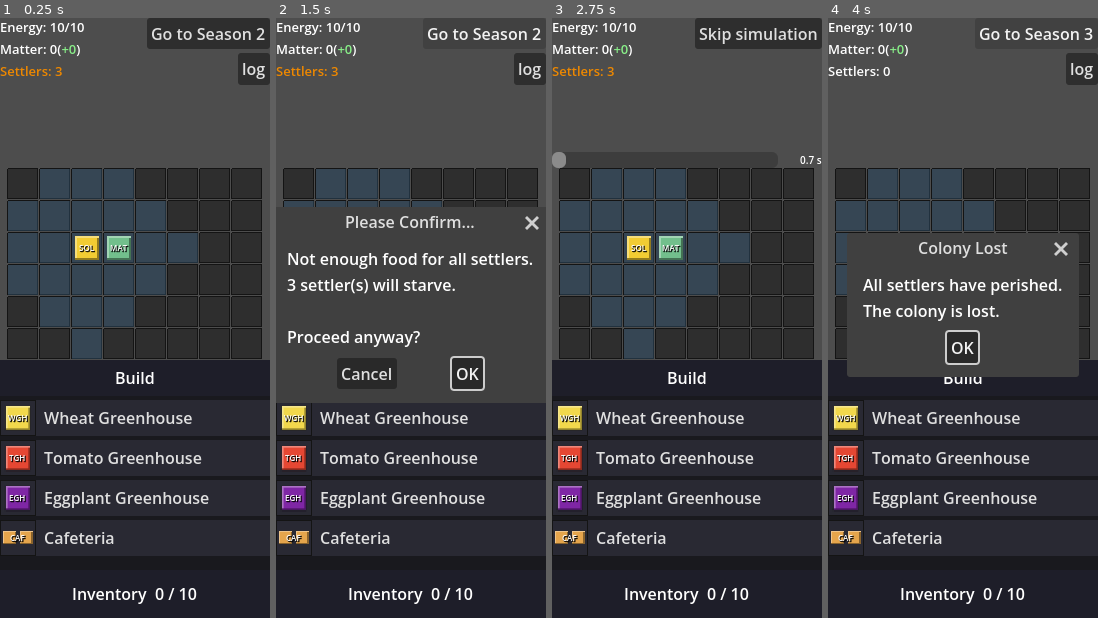
Above: before the commit, frames 1-4 (left to right).
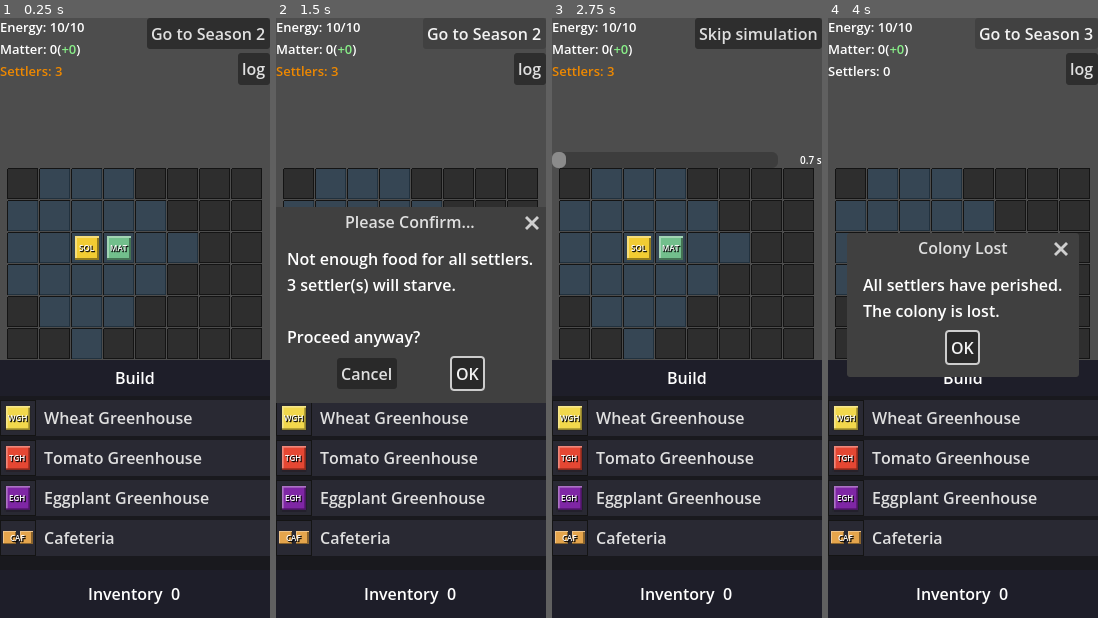
Above: after the commit, the same moments.

Repository: Kirkules/exofarm-vibe
Game: Godot game, scene res://scenes/game/game.tscn
Same seed, same stepped clock (60 frames per second), same inputs: the game is played once before the commit and once after it.
Inputs:
- Up to frame 1 (0.25 s): no input
- Up to frame 2 (1.5 s): click "Go to Season 2" at 0.5 s; click "Go to Season 2" at 1.25 s
- Up to frame 3 (2.75 s): click "OK" at 2 s
- Up to frame 4 (4 s): click "Skip simulation" at 2.75 s; click "Go to Season 3" at 3.5 s

The runs differ from the first frame. In frame 1, 0.5% of the frame differs, in the area x 27-73%, y 95-98%; in frame 2, 0.5%; in frame 3, 0.5%; in frame 4, 0.5%.

Commit message:
Inventory: drag-to-reorder, grouped rows, remove capacity limit
- Inventory: remove capacity/slots_used/is_over_capacity/send_to_top/send_to_bottom;
  add move_group_before(item, ref_item) which repositions a full item group
- InventoryUI: remove ▲/▼ buttons and capacity display; header shows item count only;
  add set_drag_pos/clear_drag/get_drop_ref_item for insertion-point tracking;
  _draw() renders a white horizontal line at the active drop gap between groups
- GameGrid: notify inventory control of CoM position each frame while piece is held
- game.gd: Inventory.new() (no capacity arg); _on_piece_released_off_farm uses
  move_group_before with inventory_ui.get_drop_ref_item() for positioned drops
- CLAUDE.md: remove inventory overflow TODO (feature cut)

Co-Authored-By: Claude Sonnet 4.6 <noreply@anthropic.com>

Diff:
--- a/scenes/game/game.gd
+++ b/scenes/game/game.gd
@@ -36,7 +36,7 @@
 
 func _ready() -> void:
 	_create_item_defs()
-	_inventory = Inventory.new(10)
+	_inventory = Inventory.new()
 	inventory_ui.set_inventory(_inventory)
 	var grid_bottom: float = farm_grid.position.y + farm_grid.get_grid_pixel_size().y
 	inventory_ui.set_grid_bottom(grid_bottom)
@@ -186,7 +186,7 @@
 	# UNBUILT pieces (from build menu) are discarded when dropped off-grid.
 	if build_state == BuildingManager.BuildState.UNBUILT:
 		return
-	_inventory.add(item)
+	_inventory.move_group_before(item, inventory_ui.get_drop_ref_item())
 
 func _on_cafeteria_long_pressed(piece_id: int) -> void:
 	if _phase == Phase.SIMULATION:
--- a/scenes/game/ui/inventory_ui.gd
+++ b/scenes/game/ui/inventory_ui.gd
@@ -19,8 +19,8 @@
 
 const COLOR_BG         := Color(0.10, 0.10, 0.12)
 const COLOR_ROW_NORMAL := Color(0.16, 0.16, 0.20)
-const COLOR_ROW_OVER   := Color(0.45, 0.15, 0.15)
 const COLOR_HEADER     := Color(0.12, 0.12, 0.16)
+const COLOR_DROP_LINE  := Color(1.0, 1.0, 1.0, 0.85)
 
 ## Emitted when the player taps an item and wants to pick it up (e.g. a piece shape).
 signal item_requested(item: InventoryItem)
@@ -39,6 +39,11 @@
 var _count_label: Label        # rebuilt with header on state change; updated by _refresh
 var _scroll: ScrollContainer
 var _item_list: VBoxContainer
+
+# Drag drop-zone state
+var _current_groups: Array = []   # [{item: InventoryItem, count: int}, ...] from last _rebuild_rows
+var _group_row_nodes: Array = []  # PanelContainer per group row, parallel to _current_groups
+var _drag_gap_idx: int = -1       # highlighted insertion gap; -1 = none
 
 func _ready() -> void:
 	_build_ui()
@@ -58,6 +63,31 @@
 ## Re-apply current state so PARTIAL height recalculates after _grid_bottom changes.
 func refresh_layout() -> void:
 	_apply_state()
+
+## Called by GameGrid each frame while a piece is held and its CoM is over this panel.
+func set_drag_pos(screen_pos: Vector2) -> void:
+	var new_gap: int = _group_row_nodes.size()  # default: after all rows
+	for i: int in _group_row_nodes.size():
+		var row: Control = _group_row_nodes[i] as Control
+		if screen_pos.y < row.global_position.y + row.size.y * 0.5:
+			new_gap = i
+			break
+	if new_gap != _drag_gap_idx:
+		_drag_gap_idx = new_gap
+		queue_redraw()
+
+## Called by GameGrid when the held piece leaves this panel or is released.
+func clear_drag() -> void:
+	if _drag_gap_idx != -1:
+		_drag_gap_idx = -1
+		queue_redraw()
+
+## Returns the first InventoryItem of the group that the current gap points before.
+## Returns null if the gap is at the end of the list (drop after last group).
+func get_drop_ref_item() -> InventoryItem:
+	if _drag_gap_idx < 0 or _drag_gap_idx >= _current_groups.size():
+		return null
+	return _current_groups[_drag_gap_idx]["item"] as InventoryItem
 
 func _partial_h() -> float:
 	var available: float = get_viewport_rect().size.y - _grid_bottom - 8.0
@@ -183,21 +213,21 @@
 	if not is_inside_tree():
 		return
 	if _count_label:
-		var used: int = _inventory.slots_used() if _inventory else 0
-		var cap: int  = _inventory.capacity    if _inventory else 0
-		_count_label.text = "Inventory  %d / %d" % [used, cap]
+		var count: int = _inventory.item_count() if _inventory else 0
+		_count_label.text = "Inventory  %d" % count
 	_rebuild_rows()
 
 func _rebuild_rows() -> void:
+	_group_row_nodes.clear()
 	for child: Node in _item_list.get_children():
 		child.queue_free()
 	if not _inventory:
+		_current_groups = []
 		return
 	var items: Array[InventoryItem] = _inventory.get_items()
-	var over: bool = _inventory.is_over_capacity()
 	# Group items that share the same data reference into a single row with a count.
-	var groups: Array = []       # Array of {item: InventoryItem, count: int}
-	var seen: Dictionary = {}    # data -> index in groups
+	var groups: Array = []
+	var seen: Dictionary = {}
 	for item: InventoryItem in items:
 		var key: Variant = item.data
 		if key != null and seen.has(key):
@@ -206,30 +236,22 @@
 			if key != null:
 				seen[key] = groups.size()
 			groups.append({"item": item, "count": 1})
+	_current_groups = groups
 	for entry: Dictionary in groups:
-		_item_list.add_child(_make_row(entry["item"], entry["count"], over))
-
-func _make_row(item: InventoryItem, count: int, inventory_over_cap: bool) -> PanelContainer:
+		var row: PanelContainer = _make_row(entry["item"], entry["count"])
+		_item_list.add_child(row)
+		_group_row_nodes.append(row)
+	queue_redraw()
+
+func _make_row(item: InventoryItem, count: int) -> PanelContainer:
 	var row: PanelContainer = PanelContainer.new()
 	row.custom_minimum_size = Vector2(0, ROW_H)
 	var style: StyleBoxFlat = StyleBoxFlat.new()
-	style.bg_color = COLOR_ROW_OVER if inventory_over_cap else COLOR_ROW_NORMAL
+	style.bg_color = COLOR_ROW_NORMAL
 	row.add_theme_stylebox_override("panel", style)
 
 	var hbox: HBoxContainer = HBoxContainer.new()
 	row.add_child(hbox)
-
-	var btn_up: Button = Button.new()
-	btn_up.text = "▲"
-	btn_up.custom_minimum_size = Vector2(ROW_H, ROW_H)
-	btn_up.pressed.connect(_inventory.send_to_top.bind(item))
-	hbox.add_child(btn_up)
-
-	var btn_dn: Button = Button.new()
-	btn_dn.text = "▼"
-	btn_dn.custom_minimum_size = Vector2(ROW_H, ROW_H)
-	btn_dn.pressed.connect(_inventory.send_to_bottom.bind(item))
-	hbox.add_child(btn_dn)
 
 	if item.data is PlaceableDefinition:
 		var shape: PieceShape = (item.data as PlaceableDefinition).shape
@@ -268,5 +290,27 @@
 
 	return row
 
+# ---------------------------------------------------------------------------
+# Drop-zone indicator
+# ---------------------------------------------------------------------------
+
+func _draw() -> void:
+	if _drag_gap_idx < 0 or not _scroll.visible:
+		return
+	var line_y: float
+	if _group_row_nodes.is_empty():
+		line_y = _scroll.global_position.y - global_position.y
+	elif _drag_gap_idx >= _group_row_nodes.size():
+		var last: Control = _group_row_nodes[-1] as Control
+		line_y = (last.global_position.y + last.size.y) - global_position.y
+	else:
+		var row: Control = _group_row_nodes[_drag_gap_idx] as Control
+		line_y = row.global_position.y - global_position.y
+	# Clip to the scroll area so the line never appears over the header.
+	var scroll_top: float = _scroll.global_position.y - global_position.y
+	var scroll_bot: float = scroll_top + _scroll.size.y
+	line_y = clampf(line_y, scroll_top, scroll_bot)
+	draw_line(Vector2(0.0, line_y), Vector2(size.x, line_y), COLOR_DROP_LINE, 2.0)
+
 func _on_item_tapped(item: InventoryItem) -> void:
 	item_requested.emit(item)
--- a/scripts/grid/game_grid.gd
+++ b/scripts/grid/game_grid.gd
@@ -211,6 +211,12 @@
 			_clear_tap()
 		elif _tap_state == TapState.LOCKED and _tap_timer >= PICKUP_HOLD_TIME:
 			_clear_tap()
+	# Notify inventory drop target of current drag position for insertion indicator.
+	if _inventory_control != null and _inventory_control.has_method("set_drag_pos"):
+		if _held_shape != null and _inventory_control.get_global_rect().has_point(_held_sprite_com()):
+			_inventory_control.set_drag_pos(_held_sprite_com())
+		else:
+			_inventory_control.clear_drag()
 
 # ---------------------------------------------------------------------------
 # Drawing
--- a/scripts/inventory/inventory.gd
+++ b/scripts/inventory/inventory.gd
@@ -1,29 +1,13 @@
 class_name Inventory
 extends RefCounted
 
-## General-purpose item pool with slot-based capacity.
-## Capacity is the total number of slots available (sum of building contributions).
-## Each InventoryItem may occupy more than one slot (slot_size).
-## Overflow is allowed but flagged via is_over_capacity().
+## General-purpose item pool. Items are stored in display order; groups of items
+## sharing the same data reference are always contiguous in the list.
 
 ## Emitted whenever the item list changes.
 signal changed
 
-var capacity: int
 var _items: Array[InventoryItem] = []
-
-func _init(p_capacity: int = 10) -> void:
-	capacity = p_capacity
-
-## Current slots used (sum of all item slot_sizes).
-func slots_used() -> int:
-	var total: int = 0
-	for item: InventoryItem in _items:
-		total += item.slot_size
-	return total
-
-func is_over_capacity() -> bool:
-	return slots_used() > capacity
 
 func get_items() -> Array[InventoryItem]:
 	return _items
@@ -31,7 +15,7 @@
 func item_count() -> int:
 	return _items.size()
 
-## Add an item. Returns true on success (always succeeds; overflow is allowed but flagged).
+## Add an item at the end of the list.
 func add(item: InventoryItem) -> bool:
 	_items.append(item)
 	changed.emit()
@@ -46,20 +30,33 @@
 	changed.emit()
 	return true
 
-## Move item to the top of the list (index 0 = highest priority).
-func send_to_top(item: InventoryItem) -> void:
-	var idx: int = _items.find(item)
-	if idx <= 0:
-		return
-	_items.remove_at(idx)
-	_items.insert(0, item)
+## Move item (and all items sharing its data reference) to just before ref_item's group.
+## If ref_item is null, the group is moved to the end of the list.
+## If item is not yet in the list, it is added before repositioning.
+func move_group_before(item: InventoryItem, ref_item: InventoryItem) -> void:
+	if not item in _items:
+		_items.append(item)
+	# Collect all members of this group.
+	var group: Array[InventoryItem] = []
+	for i: InventoryItem in _items:
+		if i.data == item.data:
+			group.append(i)
+	# Find flat insertion index: the position of ref_item, or end-of-list if null.
+	var insert_idx: int
+	if ref_item == null:
+		insert_idx = _items.size()
+	else:
+		insert_idx = _items.find(ref_item)
+		if insert_idx == -1:
+			insert_idx = _items.size()
+	# Remove group members, adjusting insert_idx for each earlier removal.
+	for gi: InventoryItem in group:
+		var gi_idx: int = _items.find(gi)
+		if gi_idx < insert_idx:
+			insert_idx -= 1
+		_items.erase(gi)
+	insert_idx = clampi(insert_idx, 0, _items.size())
+	# Reinsert group at the computed position.
+	for i: int in group.size():
+		_items.insert(insert_idx + i, group[i])
 	changed.emit()
-
-## Move item to the bottom of the list.
-func send_to_bottom(item: InventoryItem) -> void:
-	var idx: int = _items.find(item)
-	if idx == -1 or idx == _items.size() - 1:
-		return
-	_items.remove_at(idx)
-	_items.append(item)
-	changed.emit()
Not shown, changed: CLAUDE.md
